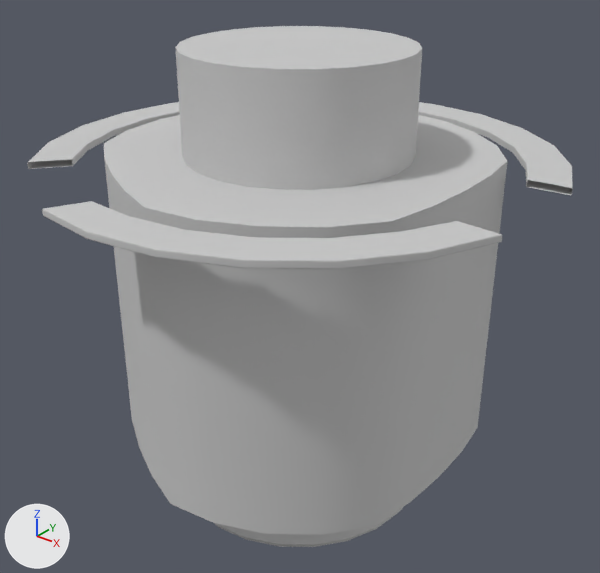
The FBX model Assets/Models/Hub/OBJ_Jonction_Passerelle.fbx, before and after one commit.
Camera for both pictures: a 50 mm camera at (38.5, -48.0, 26.6) aimed at (0.1, 0.0, -3.2). The lights are fixed; the arrows at lower left show +X, +Y and +Z. Where no turn or scale is listed for an object, it has been applied to the vertices.

In view in the first picture: 'OBJ_Jonction_Passerelle'.
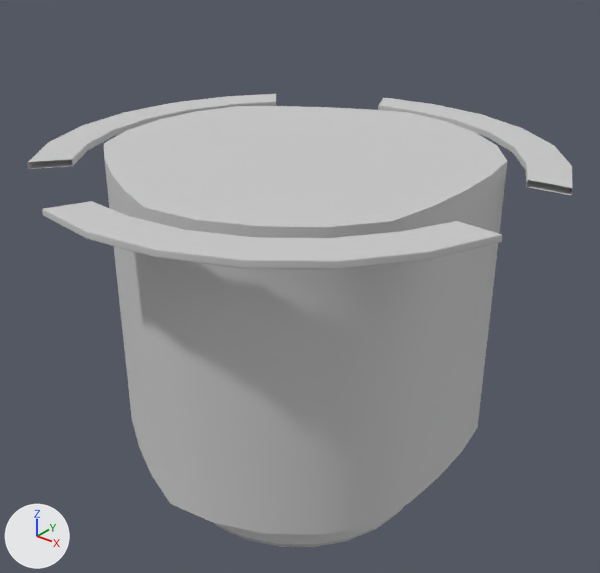
Edits to the scene script, one JSON object a line:
```json
{"block": "me_mesh", "where": "# used by ob_obj_jonction_passerelle; location = (0.0, 0.14, -1.78)"}
{"op": "remove", "block": "me_mesh", "code": "me_mesh.from_pydata(...)  # 315 vertices, 294 faces; spans x -20.2..19.5, y -20.3..20.0, z -19.5..17.9"}
{"op": "add", "block": "me_mesh", "code": "me_mesh.from_pydata(...)  # 291 vertices, 270 faces; spans x -20.2..19.5, y -20.3..20.0, z -19.5..10.0"}
{"block": "me_mesh", "change": "me_mesh part 1"}
{"block": "me_mesh", "change": "24 vertices are removed from x -8.8..8.8, y -9.0..8.7, z 17.9"}
{"block": "me_mesh", "change": "36 faces are deleted"}
{"block": "me_mesh", "change": "12 new faces join them"}
```

Where the change shows, as pixel boxes [x1, y1, x2, y2] in the pictures (600 x 573 px):
```json
{"object": "OBJ_Jonction_Passerelle", "change": "reshaped", "before": [27, 26, 573, 547], "after": [27, 94, 573, 547], "on screen": "13% shorter"}
{"part": 1, "of": "me_mesh", "change": "cut back", "before": [175, 26, 422, 190], "after": [182, 122, 415, 190]}
```
